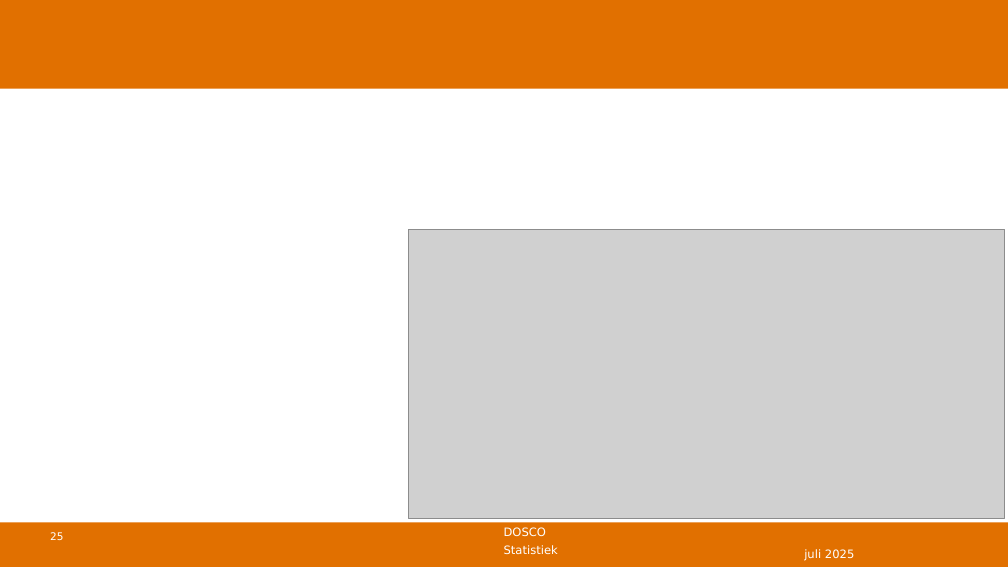
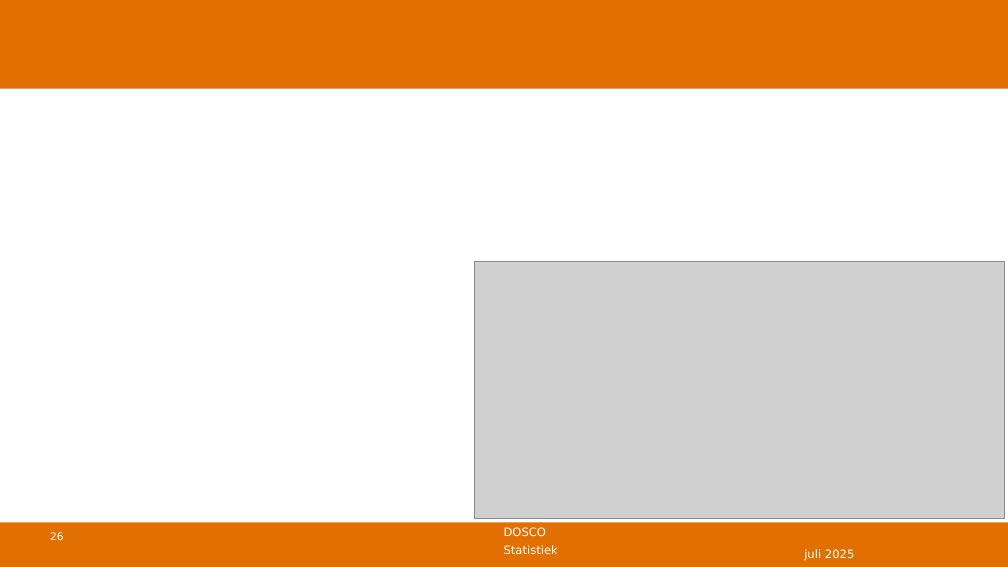
Before and after one commit to DBlom96/Statistiek, a slide deck: slide 26 of Danny/Onderwijs/Statistiek/2024-2025/Slides/Nieuwe slides/Statistiek 2024-2025 -- college 10 -- chikwadraat.pptx (slide 25 before the commit). Drawn at 1008x567 pixels with LibreOffice and Linux fonts; fonts in the diff are those of the drawing; grey boxes stand for pictures; background and template pictures are left out. Boxes give left, top, right and bottom in pixels: in the first picture for what was removed or moved away, otherwise in the second. Text is boxed around its words. In the diff, an @@ line names an element or a change of style, - is before the commit and + after.

```diff
--- a/Danny/Onderwijs/Statistiek/2024-2025/Slides/Nieuwe slides/Statistiek 2024-2025 -- college 10 -- chikwadraat.pptx
+++ b/Danny/Onderwijs/Statistiek/2024-2025/Slides/Nieuwe slides/Statistiek 2024-2025 -- college 10 -- chikwadraat.pptx
@@ picture resized from (x1=409, y1=229, x2=1005, y2=519) to (x1=474, y1=261, x2=1005, y2=519) @@
@@ page number at (x1=50, y1=532, x2=63, y2=540): text changed @@
-25
+26
```
Also in this commit, not shown: 10 other slides changed, 2 slides added, 1 slide removed, 8 other files.
